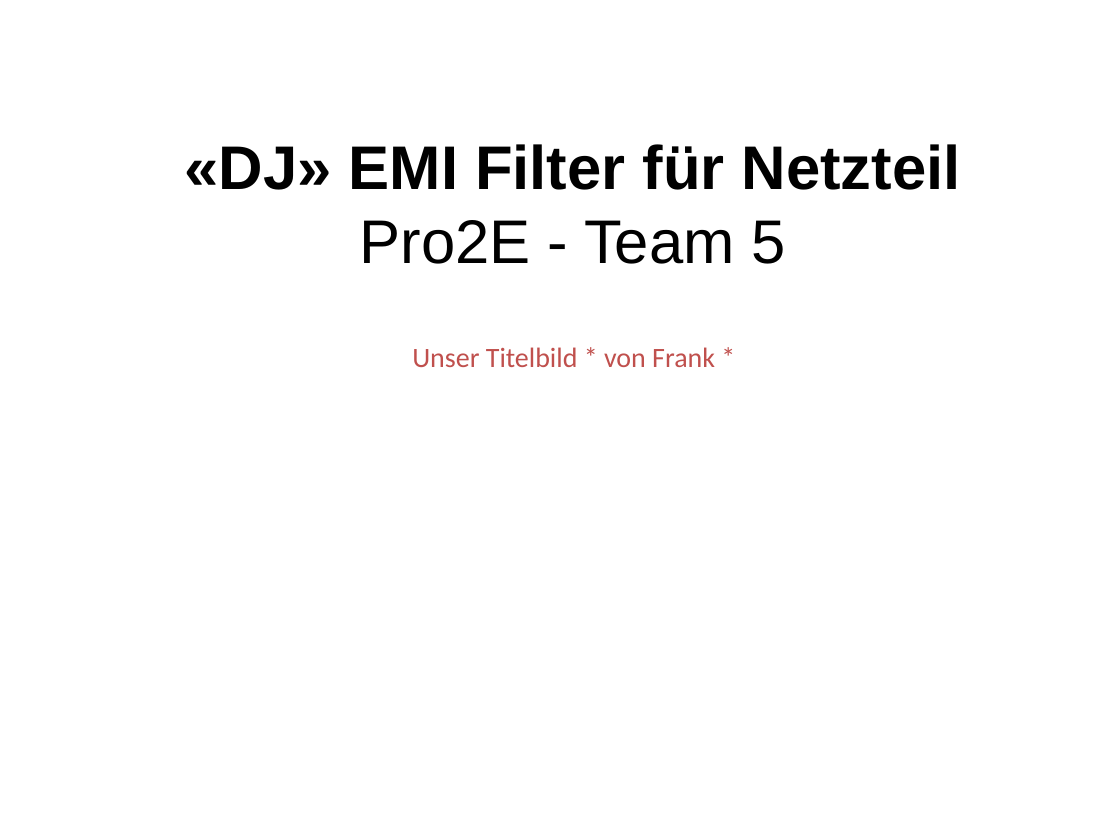
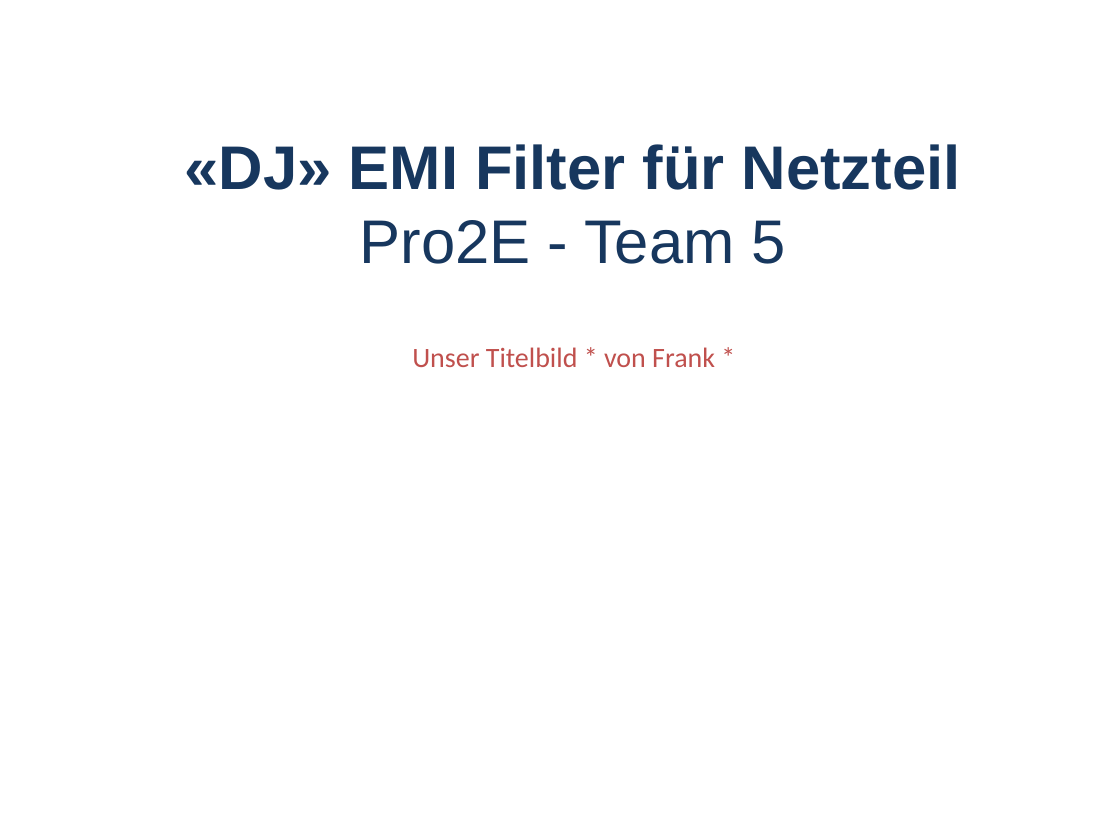
Before and after one commit to marinataborda/P2Organisation, a slide deck: slide 1 of ZwischenPresäntation.pptx. Drawn at 1120x840 pixels with LibreOffice and Linux fonts; fonts in the diff are those of the drawing; background and template pictures are left out. Boxes give left, top, right and bottom in pixels: in the first picture for what was removed or moved away, otherwise in the second. Text is boxed around its words. In the diff, an @@ line names an element or a change of style, - is before the commit and + after.

```diff
--- a/ZwischenPresäntation.pptx
+++ b/ZwischenPresäntation.pptx
@@ title "«DJ» EMI Filter für Netzteil ..." at bbox=[184, 144, 961, 264]: text colour #000000 to #17375E @@
```
Also in this commit, not shown: 3 other slides changed, 2 slides added, 1 slide removed.
